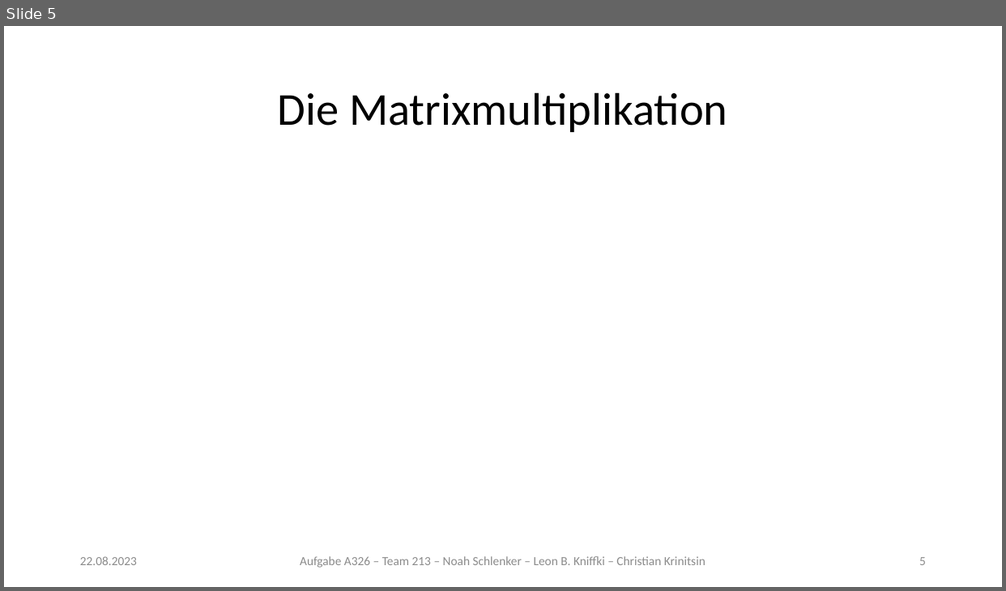
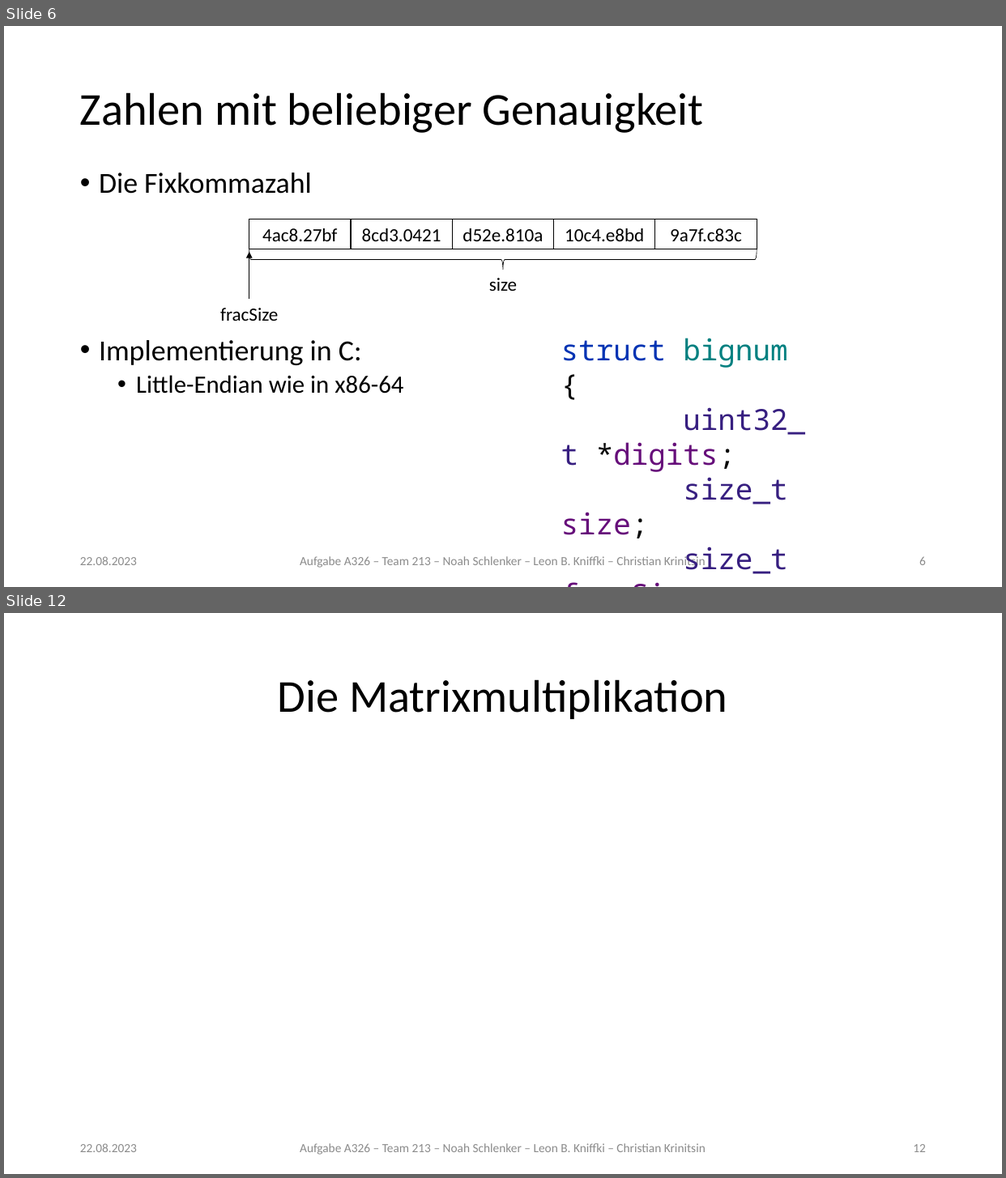
Before and after one commit to noahpy/sqrt2, a slide deck: Vortrag/Vortrag.pptx. Shown one above the other, each under a label of ours: slide 5 before the commit, slides 6 and 12 after it; the slides between them are not shown. The pictures are 1006x591 and 1006x1178 pixels, drawn with LibreOffice and Linux fonts; fonts in the diff are those of the drawing; grey boxes stand for pictures. Boxes give left, top, right and bottom in pixels: in the first picture for what was removed or moved away, otherwise in the second. Text is boxed around its words. In the diff, an @@ line names an element or a change of style, - is before the commit and + after.

Commit message:
bignum, karazuba and exponentiation

```diff
--- a/Vortrag/Vortrag.pptx
+++ b/Vortrag/Vortrag.pptx
@@ slide 6 added at box(4, 26, 1002, 587), background #FFFFFF @@
@@ title added at box(80, 92, 704, 133), 44 pt, text #000000 @@
+Zahlen mit beliebiger Genauigkeit
@@ text added at box(99, 173, 403, 394), 28 pt, text #000000 @@
+• Die Fixkommazahl
+• Implementierung in C:
+  • Little-Endian wie in x86-64
@@ group added at box(249, 219, 757, 270): 5 rectangles, 1 left brace @@
+4ac8.27bf
+8cd3.0421
+d52e.810a
+10c4.e8bd
+9a7f.c83c
@@ arrow added from (249, 299) to (249, 252), #000000 0.5 pt @@
@@ text added at box(489, 278, 517, 291), 18 pt, text #000000 @@
+size
@@ text added at box(220, 308, 278, 321), 18 pt, text #000000 @@
+fracSize
@@ text added at box(561, 338, 805, 574), 28 pt, text #371F80 @@
+struct bignum {
+uint32_t *digits;
+size_t size;
+size_t fracSize;
+};
@@ text added at box(80, 557, 137, 565), 12 pt, text #8C8C8C @@
+22.08.2023
@@ text added at box(300, 555, 705, 570), 12 pt, text #8C8C8C @@
+Aufgabe A326 – Team 213 – Noah Schlenker – Leon B. Kniffki – Christian Krinitsin
@@ page number added at box(919, 557, 926, 565), 12 pt, text #8C8C8C @@
+6
@@ what was slide 5 is now slide 12 @@
@@ page number at box(913, 1144, 926, 1152): text changed @@
-5
+12
```
Also in this commit, not shown: 8 other slides added, 1 other file.
